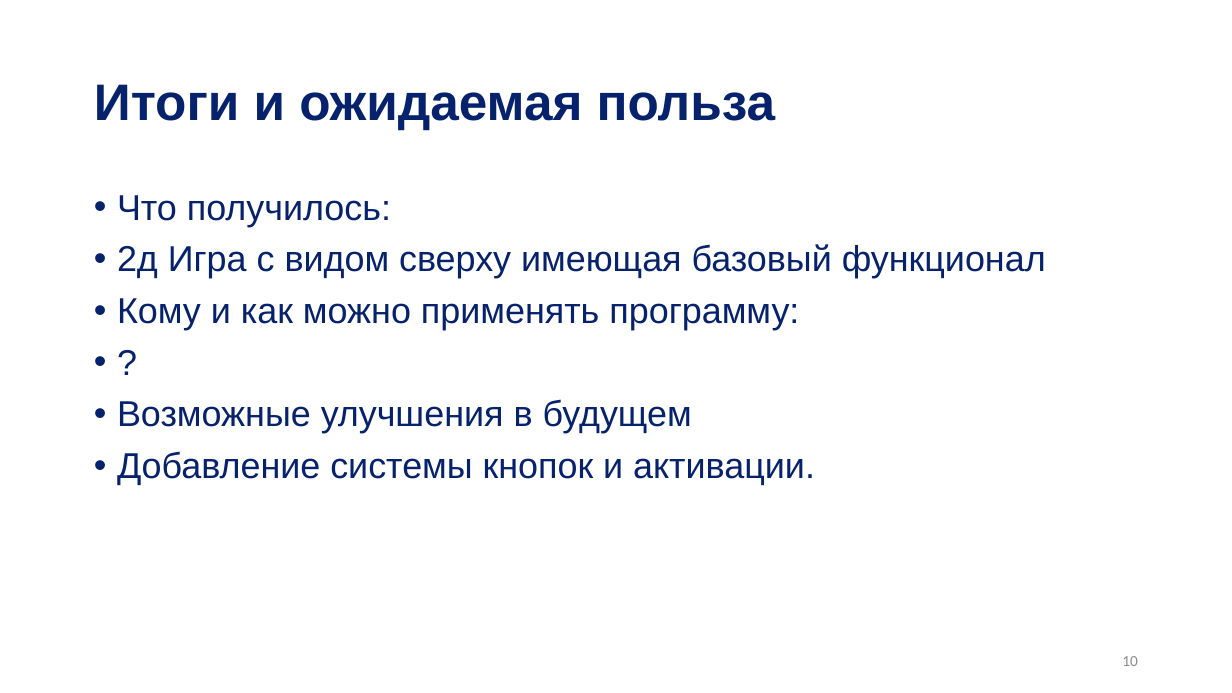
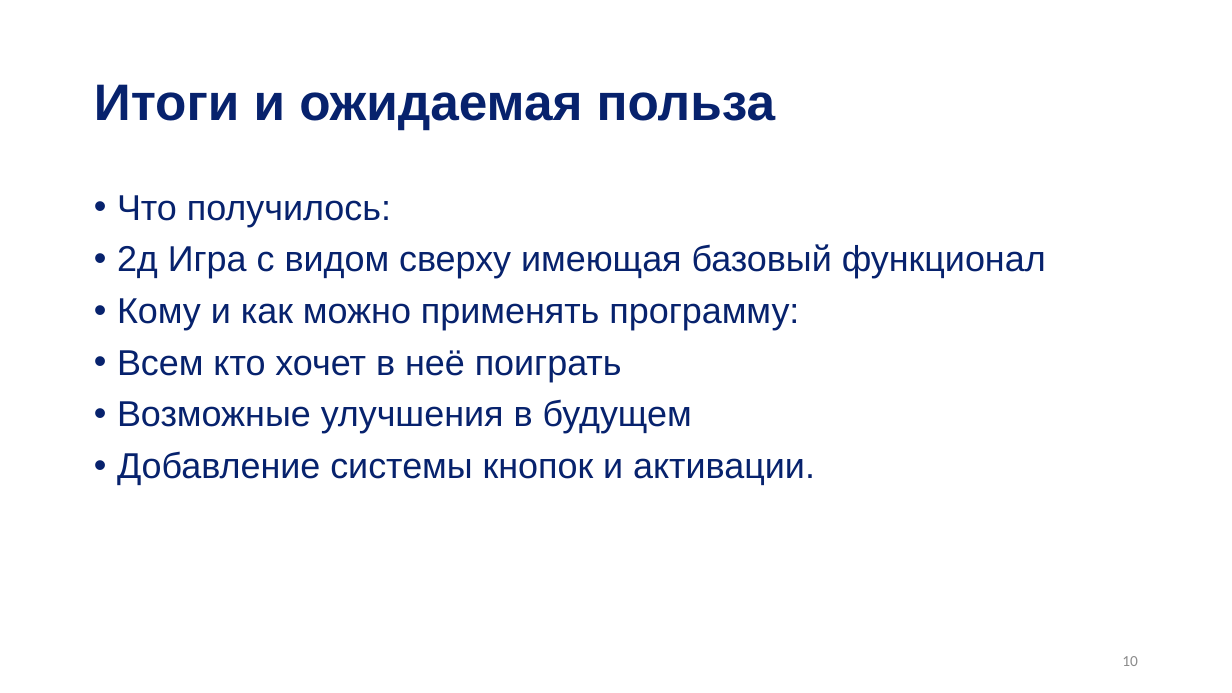
Before and after one commit to f3f44/ConGame, a slide deck: slide 10 of presentation.pptx. Drawn at 1232x693 pixels with LibreOffice and Linux fonts; fonts in the diff are those of the drawing; background and template pictures are left out. Boxes give left, top, right and bottom in pixels: in the first picture for what was removed or moved away, otherwise in the second. Text is boxed around its words. In the diff, an @@ line names an element or a change of style, - is before the commit and + after.

```diff
--- a/presentation.pptx
+++ b/presentation.pptx
@@ text at [117,350,622,382]: text changed @@
-• ?
+• Всем кто хочет в неё поиграть
```
Also in this commit, not shown: 2 other slides changed, 6 other files.
